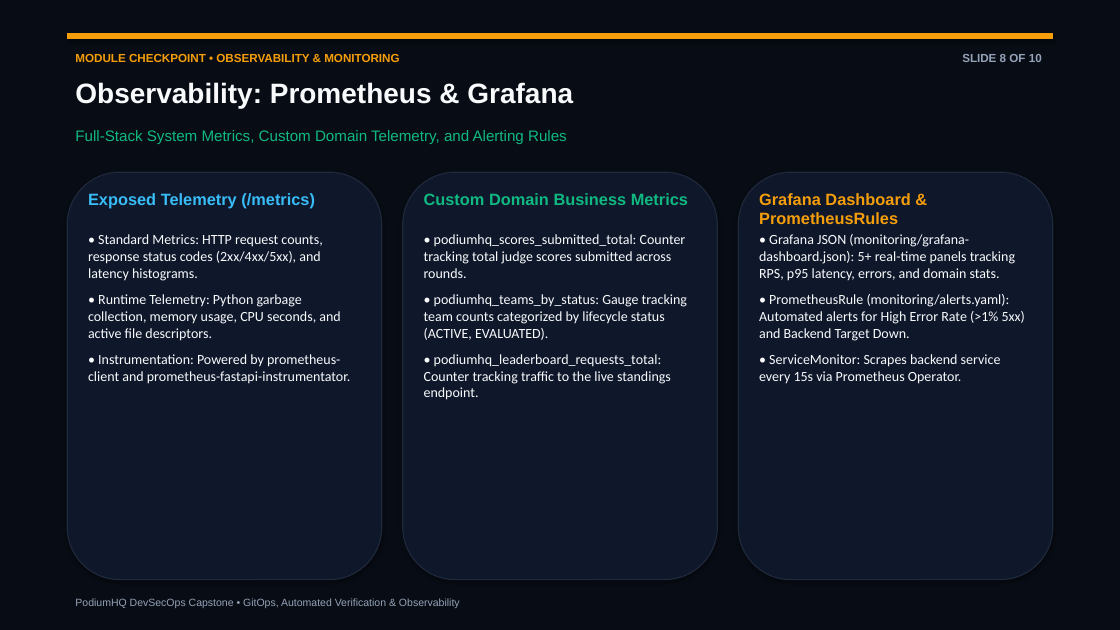
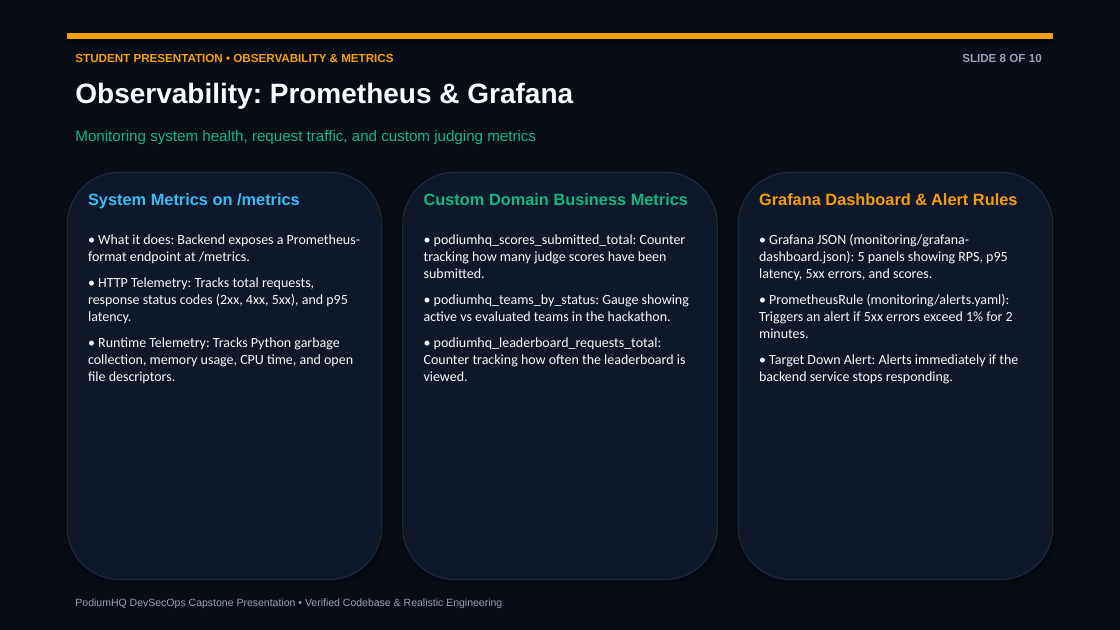
Before and after one commit to nandakishore-dasari/podiumHQ, a slide deck: slide 8 of demo/presentation.pptx. Drawn at 1120x630 pixels with LibreOffice and Linux fonts; fonts in the diff are those of the drawing. Boxes give left, top, right and bottom in pixels: in the first picture for what was removed or moved away, otherwise in the second. Text is boxed around its words. In the diff, an @@ line names an element or a change of style, - is before the commit and + after.

Commit message:
docs(presentation): personalize slides with student credentials (D.N.Nanda kishore, Roll: 10024, Batch: A) [skip ci]

```diff
--- a/demo/presentation.pptx
+++ b/demo/presentation.pptx
@@ text at box(75, 54, 393, 62): text changed @@
-MODULE CHECKPOINT • OBSERVABILITY & MONITORING
+STUDENT PRESENTATION • OBSERVABILITY & METRICS
@@ text at box(75, 130, 536, 144): text changed @@
-Full-Stack System Metrics, Custom Domain Telemetry, and Alerting Rules
+Monitoring system health, request traffic, and custom judging metrics
@@ text at box(88, 193, 300, 208): text changed @@
-Exposed Telemetry (/metrics)
+System Metrics on /metrics
@@ text at box(759, 193, 1018, 205): text changed @@
-Grafana Dashboard & PrometheusRules
+Grafana Dashboard & Alert Rules
@@ text at box(88, 234, 360, 384): text changed @@
-• Standard Metrics: HTTP request counts, response status codes (2xx/4xx/5xx), and latency histograms.
-• Runtime Telemetry: Python garbage collection, memory usage, CPU seconds, and active file descriptors.
-• Instrumentation: Powered by prometheus-client and prometheus-fastapi-instrumentator.
+• What it does: Backend exposes a Prometheus-format endpoint at /metrics.
+• HTTP Telemetry: Tracks total requests, response status codes (2xx, 4xx, 5xx), and p95 latency.
+• Runtime Telemetry: Tracks Python garbage collection, memory usage, CPU time, and open file descriptors.
@@ text at box(424, 234, 689, 381): text changed @@
-• podiumhq_scores_submitted_total: Counter tracking total judge scores submitted across rounds.
-• podiumhq_teams_by_status: Gauge tracking team counts categorized by lifecycle status (ACTIVE, EVALUATED).
-• podiumhq_leaderboard_requests_total: Counter tracking traffic to the live standings endpoint.
+• podiumhq_scores_submitted_total: Counter tracking how many judge scores have been submitted.
+• podiumhq_teams_by_status: Gauge showing active vs evaluated teams in the hackathon.
+• podiumhq_leaderboard_requests_total: Counter tracking how often the leaderboard is viewed.
@@ text at box(759, 234, 1018, 384): text changed @@
-• Grafana JSON (monitoring/grafana-dashboard.json): 5+ real-time panels tracking RPS, p95 latency, errors, and domain stats.
-• PrometheusRule (monitoring/alerts.yaml): Automated alerts for High Error Rate (>1% 5xx) and Backend Target Down.
-• ServiceMonitor: Scrapes backend service every 15s via Prometheus Operator.
+• Grafana JSON (monitoring/grafana-dashboard.json): 5 panels showing RPS, p95 latency, 5xx errors, and scores.
+• PrometheusRule (monitoring/alerts.yaml): Triggers an alert if 5xx errors exceed 1% for 2 minutes.
+• Target Down Alert: Alerts immediately if the backend service stops responding.
@@ text at box(75, 598, 502, 608): text changed @@
-PodiumHQ DevSecOps Capstone • GitOps, Automated Verification & Observability
+PodiumHQ DevSecOps Capstone Presentation • Verified Codebase & Realistic Engineering
```
Also in this commit, not shown: 9 other slides changed, 3 other files.
